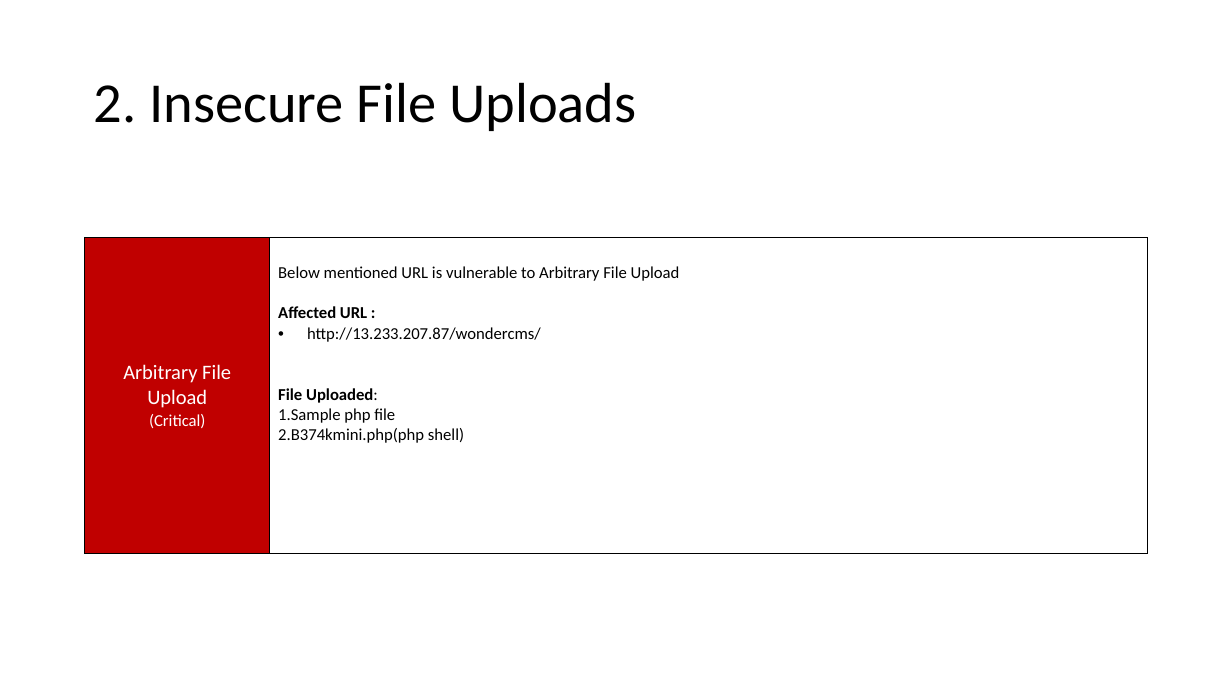
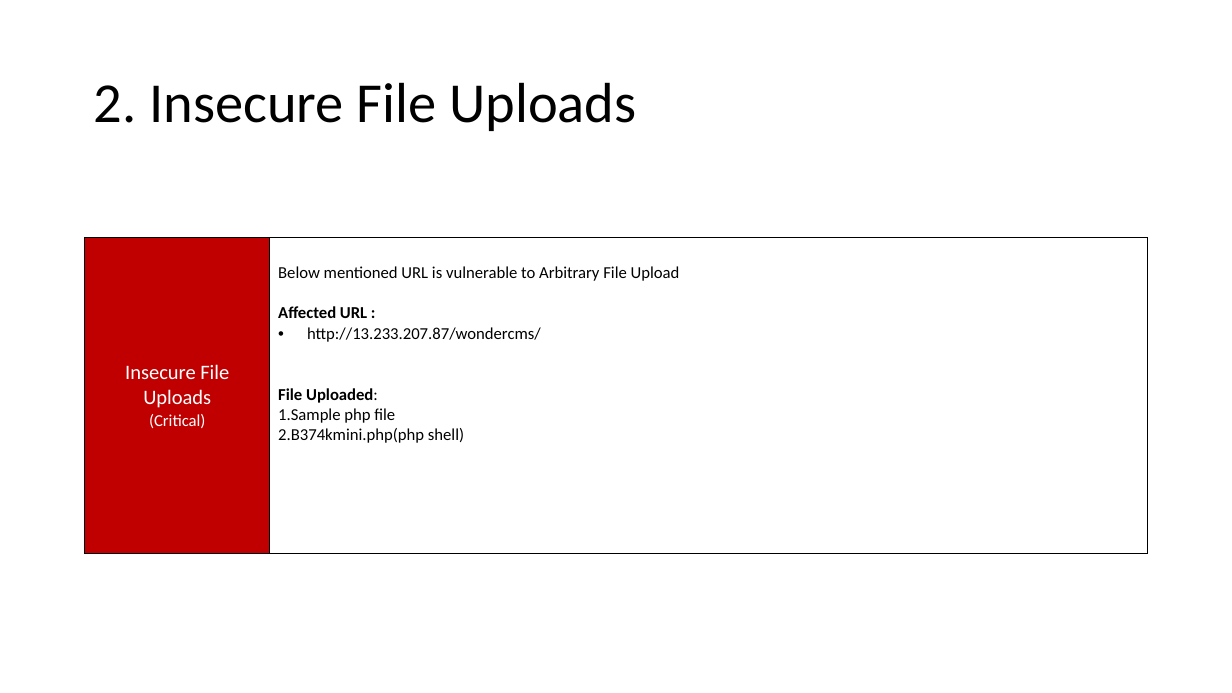
Before and after one commit to RocktimRajkumar/CEH-hack-a-thon, a slide deck: slide 14 of reports/Lifestyle Store/LifeStyle Store Application Reports.pptx. Drawn at 1232x693 pixels with LibreOffice and Linux fonts; fonts in the diff are those of the drawing. Boxes give left, top, right and bottom in pixels: in the first picture for what was removed or moved away, otherwise in the second. Text is boxed around its words. In the diff, an @@ line names an element or a change of style, - is before the commit and + after.

```diff
--- a/reports/Lifestyle Store/LifeStyle Store Application Reports.pptx
+++ b/reports/Lifestyle Store/LifeStyle Store Application Reports.pptx
@@ table at [85,185,1148,554] @@
-row 2, column 1: Arbitrary File Upload / (Critical)
+row 2, column 1: Insecure File Uploads / (Critical)
```
Also in this commit, not shown: 5 other slides changed, 1 slide added, 1 slide removed.
